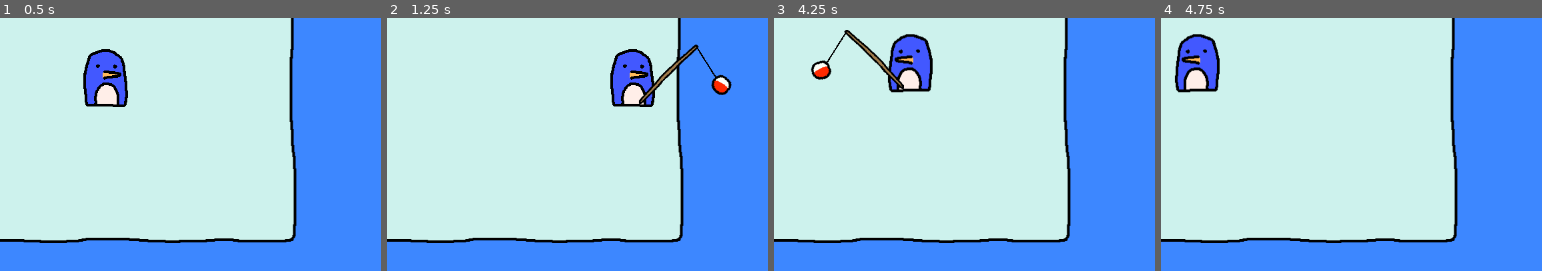
Above: before the commit, frames 1-4 (left to right).
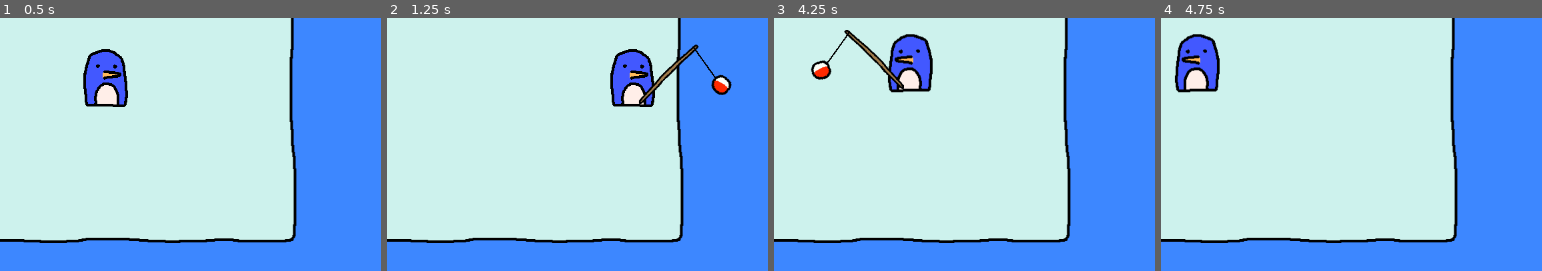
Above: after the commit, the same moments.

Repository: Gary1q2/PenguinFishing
Game: Godot game, scene res://player.tscn
Two runs of this game, one before a commit and one after it. Both use one fixed random seed, a clock stepped at 60 frames per second and the inputs below.
Inputs:
- Up to frame 1 (0.5 s): no input
- Up to frame 2 (1.25 s): tap Enter at 0.5 s; hold Right (ui_right) from 0.53 s (still down); tap E (action) at 0.6 s
- Up to frame 3 (4.25 s): release Right (ui_right) at 1.28 s; hold Down (ui_down) 1.28-2.03 s; tap E (action) every 0.75 s from 1.35 to 3.6 s; hold Right (ui_right) 2.03-2.78 s; hold Up (ui_up) 2.78-3.53 s; hold Left (ui_left) from 3.53 s (still down)
- Up to frame 4 (4.75 s): keep holding Left (ui_left); tap E (action) at 4.35 s
The pictures show only the part of the screen within x 34-84%, y 38-88%; the shares and areas given below are measured in that part.

Frame 1 is identical in both runs. In frame 2, 0.1% of the frame differs, in the area x 80-87%, y 11-24%; in frame 3, 0.1%, in the area x 13-20%, y 5-18%; in frame 4, nothing differs.

Commit message:
refactored with new fishing controller + added new fish cycle sequence

Diff:
--- a/Bait.gd
+++ b/Bait.gd
@@ -1,6 +1,6 @@
 extends RigidBody2D
 
-signal landed
+signal bait_in_water
 
 
 @export var bait_sprite_path: NodePath
@@ -53,7 +53,7 @@
 			sleeping = true
 			bait_splash.play()
 			gravity_scale = 0
-
+			emit_signal("bait_in_water")
 			start_bob_once(10)
 
 		else:
@@ -63,32 +63,12 @@
 
 			angular_velocity = 25 * (1 if facing_right else -1)
 
-		#sleeping = true
-		#position.y = target_y
-		#emit_signal("landed")
-		#bait_splash.play()
-		#gravity_scale = 0
-
-		#land_y = position.y
-
-		#bait_sprite.texture = load("res://float_sink.png")
-
-		#bob_time = 0
-
-
-
 func start_bob_once(bob_amount):
 	var duration = 0.25
 
 	var tween = create_tween()
 	tween.tween_property(self, "position:y", bob_amount, duration / 2).as_relative()
 	tween.tween_property(self, "position:y", -bob_amount, duration / 2).as_relative()
-#func _physics_process(delta: float):
-#	if  (bait_state == "in_water"):
-#		bob_time += delta
-#		var offset = sin(bob_time * bob_speed) * bob_amplitude
-#		position.y = offset
-
 
 #func _on_LandArea_body_entered(body):
 #	if body == self:
@@ -96,17 +76,11 @@
 
 func _on_LandArea_body_exited(body):
 	if body == self:
-		print("Left land")
-		# maybe stop rolling
 		off_land = true
-
 		if bait_state == "rolling":
 			linear_velocity = Vector2.ZERO
-
 			sleeping = true
 			bait_splash.play()
 			gravity_scale = 0
+			emit_signal("bait_in_water")
 			start_bob_once(2)
-
-		#if position.y >= target_y:
-		#	linear_velocity.x = 0
--- /dev/null
+++ b/FishingController.gd
@@ -0,0 +1,115 @@
+extends Node2D
+
+var state = "idle";
+var is_fishing = false;
+var holding_fish = false;
+var bait: RigidBody2D = null;
+
+var fishing_timer: Timer;
+
+@onready var rod_cast_sound: AudioStreamPlayer2D = $FishingSound
+
+@onready var rod_sprite: Sprite2D = get_parent().get_node("FishingRod/Rod")
+
+@onready var fishing_line: Line2D = get_parent().get_node("FishingLine")
+
+@onready var fish_sprite: Sprite2D = $FishSprite
+@onready var bait_scene: PackedScene
+
+@onready var fishing_rod = get_parent().get_node("FishingRod")
+
+
+
+# --- Ready callback ---
+func _ready():
+	fishing_rod.visible = false
+	#fish_sprite.visible = false
+
+
+# Called every frame. 'delta' is the elapsed time since the previous frame.
+func _process(delta: float) -> void:
+	update_fishing_line()
+
+
+
+
+func cast_rod():
+	fishing_rod.visible = true
+	is_fishing = true
+
+	var bait_scene = load("res://Bait.tscn")
+	bait = bait_scene.instantiate()
+	get_parent().add_child(bait)
+	bait.connect("bait_in_water", Callable(self, "_on_bait_in_water"))
+
+	var land_area = get_parent().get_node("LandArea")
+	land_area.connect("body_entered", Callable(bait, "_on_LandArea_body_entered"))
+	land_area.connect("body_exited", Callable(bait, "_on_LandArea_body_exited"))
+
+
+	bait.cast(rod_sprite.global_position, !rod_sprite.flip_h, 500, rod_sprite.global_position.y)
+	rod_cast_sound.play()
+
+	#is_fishing = true
+	fishing_line.visible = true
+
+
+	if false:
+
+
+		# Random wait between 3 and 10 seconds
+		var wait_time = randf_range(3.0, 10.0)
+		print("Waiting for fish: ", wait_time)
+
+		var timer := get_tree().create_timer(wait_time)
+		await timer.timeout
+
+		# If player moved or cancelled before timer finished
+		#if not is_fishing:
+		#	print("Fishing cancelled")
+		#	return
+
+		# Fish caught
+		#show_fish()
+
+func reel_rod():
+	fishing_rod.visible = false
+	is_fishing = false
+
+	fishing_line.visible = false
+
+	if bait:
+		bait.queue_free()
+		bait = null
+
+
+func update_fishing_line():
+	var rod_tip_pos = Vector2(rod_sprite.global_position.x + (40 if !rod_sprite.flip_h else -40), rod_sprite.global_position.y-45)
+
+	if bait:
+		fishing_line.points = [rod_tip_pos, bait.global_position]
+
+
+func _on_bait_in_water():
+	print("bait landed in water du maa")
+	start_fishing_cycle()
+
+func start_fishing_cycle():
+	if !is_fishing:
+		return
+
+	while is_fishing:
+		await get_tree().create_timer(3.0).timeout
+
+		if !is_fishing:
+			print("fishing stopped")
+			return
+
+		var roll = randf()
+		print("fishing roll: ", roll)
+
+		if roll < 0.5:
+			print("FISHONNNN")
+			return
+		else:
+			print("nothing yet .. wait again")
--- a/FishingRod.gd
+++ b/FishingRod.gd
@@ -4,16 +4,6 @@
 @onready var player = get_node(player_path)
 
 @onready var rod_sprite: Sprite2D = $Rod
-@onready var fishing_line: Line2D = get_parent().get_node("FishingLine")
-@onready var rod_cast_sound: AudioStreamPlayer2D = $FishingSound
-
-var bait: RigidBody2D = null;
-
-
-# Called when the node enters the scene tree for the first time.
-func _ready() -> void:
-	pass # Replace with function body.
-
 
 # Called every frame. 'delta' is the elapsed time since the previous frame.
 func _process(delta: float) -> void:
@@ -24,56 +14,3 @@
 	rod_sprite.flip_h = is_facing_left
 
 	position = Vector2((player.position.x - 55) if is_facing_left else (player.position.x + 55), player.position.y )
-
-	update_fishing_line()
-
-
-
-
-func update_fishing_line():
-	var rod_tip_pos = Vector2(self.position.x + (40 if !rod_sprite.flip_h else -40), self.position.y-45)
-
-	if bait:
-		fishing_line.points = [rod_tip_pos, bait.global_position]
-
-func cast_rod():
-	var bait_scene = load("res://Bait.tscn")
-	bait = bait_scene.instantiate()
-	get_parent().add_child(bait)
-
-	var land_area = get_parent().get_node("LandArea")
-	land_area.connect("body_entered", Callable(bait, "_on_LandArea_body_entered"))
-	land_area.connect("body_exited", Callable(bait, "_on_LandArea_body_exited"))
-
-	bait.cast(self.global_position, !rod_sprite.flip_h, 500, self.position.y)
-	rod_cast_sound.play()
-
-	#is_fishing = true
-	fishing_line.visible = true
-
-
-	if false:
-
-
-		# Random wait between 3 and 10 seconds
-		var wait_time = randf_range(3.0, 10.0)
-		print("Waiting for fish: ", wait_time)
-
-		var timer := get_tree().create_timer(wait_time)
-		await timer.timeout
-
-		# If player moved or cancelled before timer finished
-		#if not is_fishing:
-		#	print("Fishing cancelled")
-		#	return
-
-		# Fish caught
-		#show_fish()
-
-func reel_rod():
-	#is_fishing = false
-	fishing_line.visible = false
-
-	if bait:
-		bait.queue_free()
-		bait = null
--- a/player.gd
+++ b/player.gd
@@ -1,28 +1,13 @@
 extends CharacterBody2D
 
-# --- Constants ---
 const MOVE_SPEED = 300
 
-# --- State variables ---
 var input: Vector2
-var state = "idle"
-var is_fishing = false
-var holding_fish = false
 
-# --- Node references ---
+@export var fishing_con_path: NodePath
 
 @onready var sprite: Sprite2D = $Sprite2D
-
-@onready var fish_sprite: Sprite2D = $FishSprite
-@onready var bait_scene: PackedScene
-
-@onready var fishing_rod = get_parent().get_node("FishingRod")
-
-
-# --- Ready callback ---
-func _ready():
-	fishing_rod.visible = false
-	#fish_sprite.visible = false
+@onready var fishing_con = get_node(fishing_con_path)
 
 # --- Input handling ---
 func get_input() -> Vector2:
@@ -46,15 +31,10 @@
 
 	# Start fishing input
 	if Input.is_action_just_pressed("action"):
-		if !is_fishing:
-			fishing_rod.visible = true
-			fishing_rod.cast_rod()
-			is_fishing = true
+		if !fishing_con.is_fishing:
+			fishing_con.cast_rod()
 		else:
-			fishing_rod.visible = false
-			fishing_rod.reel_rod()
-			is_fishing = false
-
+			fishing_con.reel_rod()
 
 #func show_fish():
 #	holding_fish = true
--- a/player.tscn
+++ b/player.tscn
@@ -1,12 +1,13 @@
-[gd_scene load_steps=14 format=3 uid="uid://t8souq7rp5b0"]
+[gd_scene load_steps=15 format=3 uid="uid://t8souq7rp5b0"]
 
-[ext_resource type="Texture2D" uid="uid://uyt2ory8d5tw" path="res://iceberg.png" id="1_i3pqv"]
-[ext_resource type="Script" uid="uid://u1o4cucfsce4" path="res://player.gd" id="1_onrkg"]
-[ext_resource type="Script" uid="uid://caf26xtsl12se" path="res://FishingRod.gd" id="2_1jxqw"]
-[ext_resource type="Texture2D" uid="uid://c67q1hv7elfr0" path="res://player.png" id="3_hqtel"]
-[ext_resource type="Texture2D" uid="uid://4x4sffp2yjn2" path="res://fishing-rod.png" id="4_hqtel"]
-[ext_resource type="AudioStream" uid="uid://bkfq4tbsuhxx6" path="res://cast-rod.ogg" id="5_sweqy"]
-[ext_resource type="Texture2D" uid="uid://cmnllokiygu1u" path="res://goldfish.png" id="6_2hs0m"]
+[ext_resource type="Texture2D" uid="uid://uyt2ory8d5tw" path="res://iceberg.png" id="1_5ncpa"]
+[ext_resource type="Script" uid="uid://xquxn635vn76" path="res://FishingController.gd" id="2_wi0c6"]
+[ext_resource type="Script" uid="uid://u1o4cucfsce4" path="res://player.gd" id="3_hp6x6"]
+[ext_resource type="Texture2D" uid="uid://c67q1hv7elfr0" path="res://player.png" id="4_3tkgg"]
+[ext_resource type="Script" uid="uid://caf26xtsl12se" path="res://FishingRod.gd" id="5_l6ohk"]
+[ext_resource type="Texture2D" uid="uid://4x4sffp2yjn2" path="res://fishing-rod.png" id="6_oudfo"]
+[ext_resource type="AudioStream" uid="uid://bkfq4tbsuhxx6" path="res://cast-rod.ogg" id="7_d6rpx"]
+[ext_resource type="Texture2D" uid="uid://cmnllokiygu1u" path="res://goldfish.png" id="8_r3kul"]
 
 [sub_resource type="RectangleShape2D" id="RectangleShape2D_hqtel"]
 size = Vector2(50, 72)
@@ -30,13 +31,20 @@
 [node name="Camera2D" type="Camera2D" parent="."]
 
 [node name="Background" type="Sprite2D" parent="."]
-texture = ExtResource("1_i3pqv")
+texture = ExtResource("1_5ncpa")
+
+[node name="FishingController" type="Node2D" parent="."]
+script = ExtResource("2_wi0c6")
+
+[node name="FishingSound" type="AudioStreamPlayer2D" parent="FishingController"]
+stream = ExtResource("7_d6rpx")
 
 [node name="Player" type="CharacterBody2D" parent="."]
-script = ExtResource("1_onrkg")
+script = ExtResource("3_hp6x6")
+fishing_con_path = NodePath("../FishingController")
 
 [node name="Sprite2D" type="Sprite2D" parent="Player"]
-texture = ExtResource("3_hqtel")
+texture = ExtResource("4_3tkgg")
 
 [node name="CollisionShape2D" type="CollisionShape2D" parent="Player"]
 position = Vector2(0, 8)
@@ -55,15 +63,12 @@
 text = "Press E to fish"
 
 [node name="FishingRod" type="Node2D" parent="."]
-script = ExtResource("2_1jxqw")
+script = ExtResource("5_l6ohk")
 player_path = NodePath("../Player")
 
 [node name="Rod" type="Sprite2D" parent="FishingRod"]
 scale = Vector2(0.7, 0.7)
-texture = ExtResource("4_hqtel")
-
-[node name="FishingSound" type="AudioStreamPlayer2D" parent="FishingRod"]
-stream = ExtResource("5_sweqy")
+texture = ExtResource("6_oudfo")
 
 [node name="FishingLine" type="Line2D" parent="."]
 width = 2.0
Not shown, added: FishingController.gd.uid
Not shown: 1 places in player.tscn that only renumber resources
